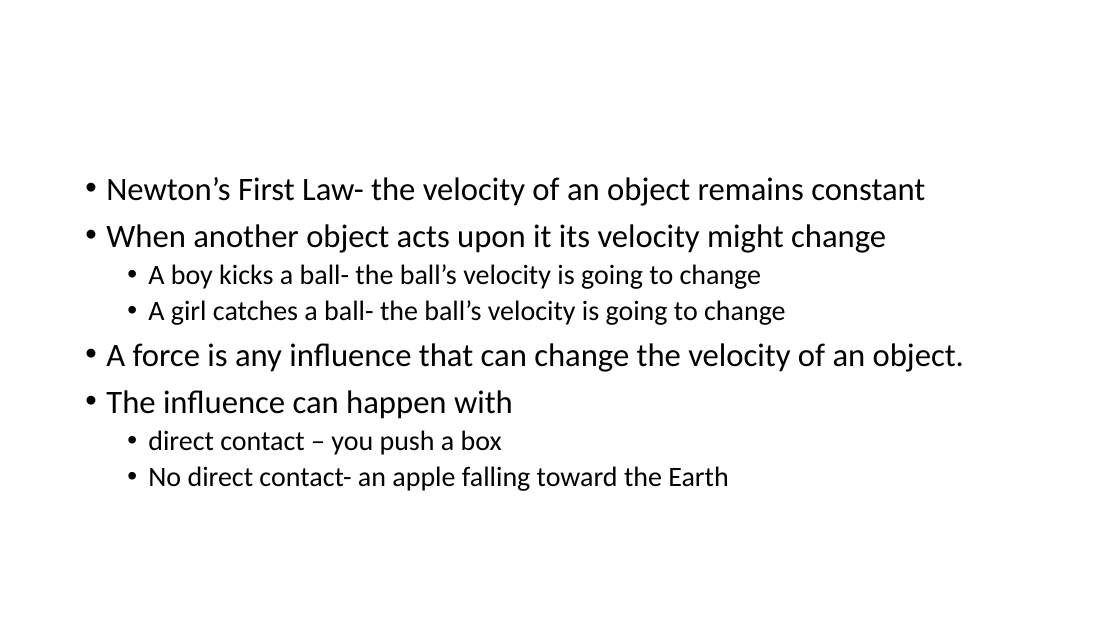
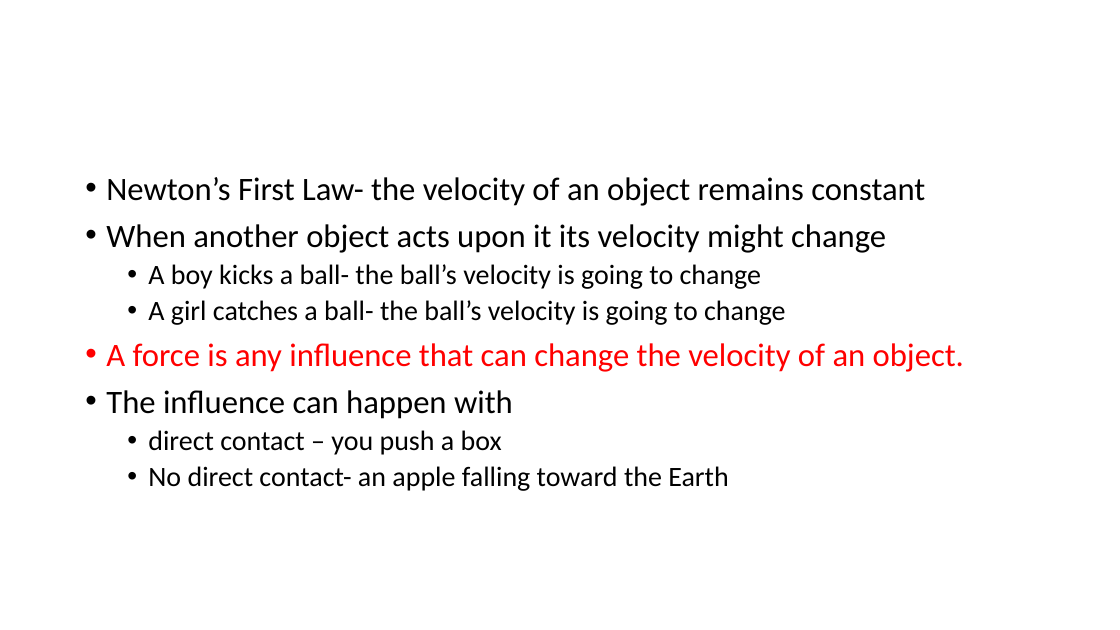
Before and after one commit to acsabai/acsabai.github.io, a slide deck: slide 2 of classes/Physics9ab/downloads/Force.pptx. Drawn at 1120x630 pixels with LibreOffice and Linux fonts; fonts in the diff are those of the drawing. Boxes give left, top, right and bottom in pixels: in the first picture for what was removed or moved away, otherwise in the second. Text is boxed around its words. In the diff, an @@ line names an element or a change of style, - is before the commit and + after.

```diff
--- a/classes/Physics9ab/downloads/Force.pptx
+++ b/classes/Physics9ab/downloads/Force.pptx
@@ text at (106, 343, 964, 372): text colour #000000 to #FF0000 in "A force is any influence that can ..." @@
```
Also in this commit, not shown: 2 slides added.
